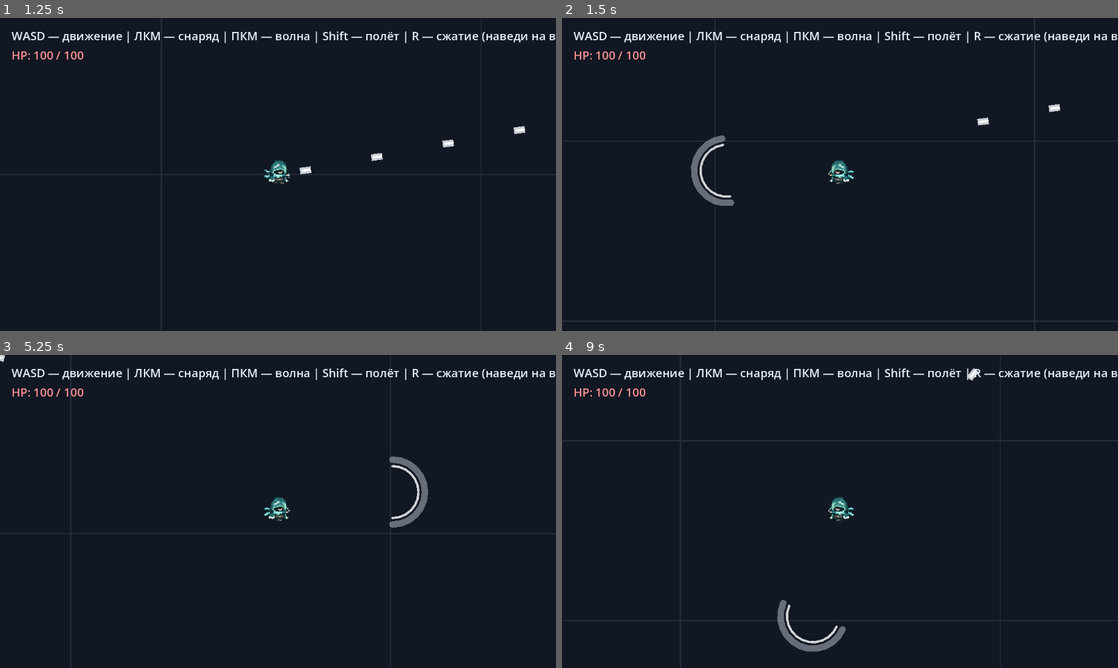
Above: before the commit, frames 1-4 (two rows, left to right).
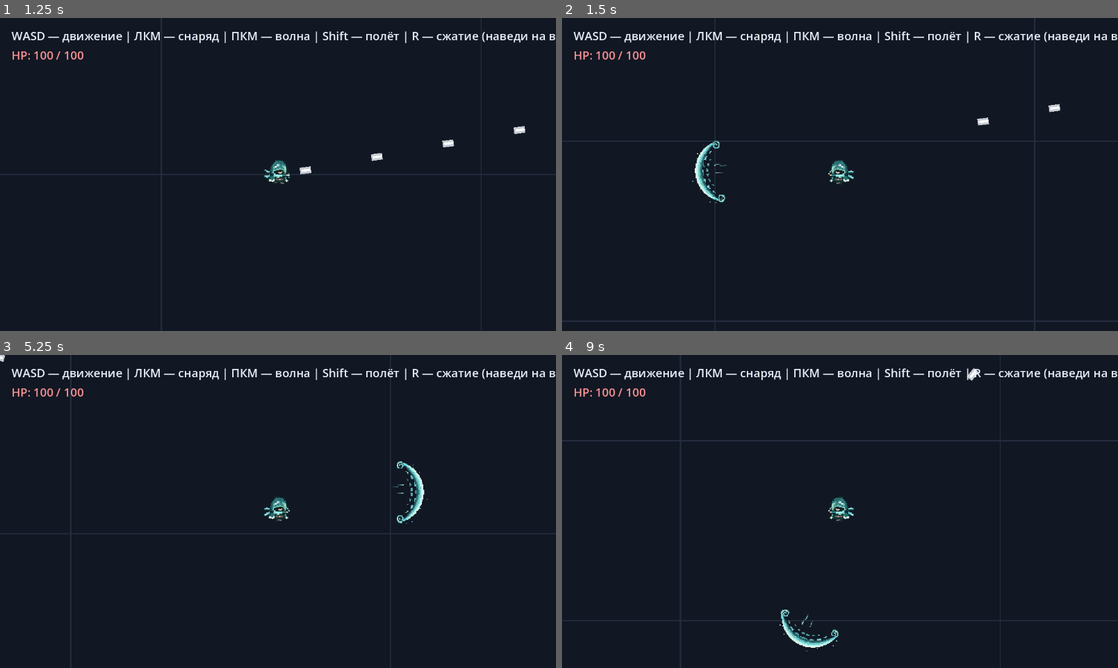
Above: after the commit, the same moments.

Repository: JLichiNus/Nelvar
Game: Godot game, scene res://test_world.tscn
Two runs of this game, one before a commit and one after it. Both use one fixed random seed, a clock stepped at 60 frames per second and the inputs below.
Inputs (mouse positions are in pixels of both pictures, inside the frame that each line leads up to):
- Up to frame 1 (1.25 s): move the mouse to (400, 158) at 0.52 s; press the mouse at (400, 158) at 0.53 s; hold D (move_right) from 0.53 s (still down)
- Up to frame 2 (1.5 s): move the mouse to (728, 190) at 1.27 s; release D (move_right) at 1.28 s; release the mouse at (728, 190) at 1.28 s; hold S (move_down) from 1.28 s (still down); right-click (728, 190) at 1.35 s
- Up to frame 3 (5.25 s): move the mouse to (333, 442) at 2.02 s; release S (move_down) at 2.03 s; hold D (move_right) 2.03-2.78 s; tap R (special_compression) at 2.1 s; move the mouse to (250, 574) at 2.77 s; hold W (move_up) 2.78-3.53 s; tap Shift (speed_boost) at 2.85 s; tap Enter at 3.5 s; move the mouse to (444, 558) at 3.52 s; hold A (move_left) 3.53-5.03 s; tap Ctrl (toggle_run) at 3.6 s; move the mouse to (111, 464) at 4.27 s; click (111, 464) at 4.35 s; move the mouse to (305, 511) at 5.02 s; hold S (move_down) from 5.03 s (still down); right-click (305, 511) at 5.1 s
- Up to frame 4 (9 s): move the mouse to (756, 433) at 5.77 s; release S (move_down) at 5.78 s; hold D (move_right) 5.78-6.53 s; tap R (special_compression) at 5.85 s; tap Space at 6.5 s; move the mouse to (962, 495) at 6.52 s; hold W (move_up) 6.53-7.28 s; tap Shift (speed_boost) at 6.6 s; move the mouse to (728, 527) at 7.27 s; hold D (move_right) 7.28-8.03 s; tap Ctrl (toggle_run) at 7.35 s; tap Enter at 8 s; move the mouse to (895, 442) at 8.02 s; press the mouse at (895, 442) at 8.03 s; hold S (move_down) 8.03-8.78 s; move the mouse to (812, 574) at 8.77 s; release the mouse at (812, 574) at 8.78 s; hold A (move_left) from 8.78 s (still down); right-click (812, 574) at 8.85 s

Frame 1 is identical in both runs. In frame 2, 0.7% of the frame differs, in the area x 23-31%, y 37-60%; in frame 3, 0.7%; in frame 4, 0.7%, in the area x 38-51%, y 78-95%.

Commit message:
rmb attack animation

Diff:
--- a/attacks/wind_wave/wind_wave.gd
+++ b/attacks/wind_wave/wind_wave.gd
@@ -1,9 +1,16 @@
 extends Area2D
+
+# Спрайтшит генерирует tools/gen_wind_wave.py: колонки — кадры расширения,
+# строки — направления 0..90°, прочие квадранты получаются отражением.
+# Кадры уже нарисованы нужного размера, поэтому Visual не масштабируется
+# и не вращается вместе с узлом — пиксели остаются ровными и одного размера
+# с пикселями игрока. При смене duration/start_size/end_size — перегенерировать.
+const SHEET_TEXEL := 1.5
 
 
 @export var travel_distance: float = 360.0
 @export var duration: float = 0.55
-@export var fade_duration: float = 0.20
+@export var fade_duration: float = 0.10  # текстура сама рассыпается, это лишь добивка
 @export var start_size := Vector2(70.0, 70.0)
 @export var end_size := Vector2(180.0, 180.0)
 @export var damage: float = 8.0
@@ -11,6 +18,8 @@
 
 var direction := Vector2.RIGHT
 var _hit_targets: Dictionary = {}
+var _sheet_row := 0
+var _visual: Sprite2D
 
 
 func _ready() -> void:
@@ -30,6 +39,7 @@
 	scale = Vector2.ONE
 	modulate.a = 1.0
 	_hit_targets.clear()
+	_setup_visual()
 	monitoring = collision_enabled
 	monitorable = collision_enabled
 
@@ -52,7 +62,29 @@
 		0.0,
 		minf(fade_duration, duration)
 	).set_delay(maxf(duration - fade_duration, 0.0))
+	# Последним в том же tween — чтобы спрайт брал уже обновлённый масштаб узла.
+	tween.tween_method(_update_visual, 0.0, 1.0, duration)
 	tween.chain().tween_callback(queue_free)
+
+
+func _setup_visual() -> void:
+	# launch() может прийти раньше _ready, поэтому без @onready.
+	_visual = $Visual
+	var row_count := _visual.vframes
+	var base_angle := atan2(absf(direction.y), absf(direction.x))
+	_sheet_row = clampi(
+		roundi(base_angle / (PI * 0.5) * (row_count - 1)), 0, row_count - 1
+	)
+	_visual.flip_h = direction.x < 0.0
+	_visual.flip_v = direction.y < 0.0
+	_update_visual(0.0)
+
+
+func _update_visual(progress: float) -> void:
+	var column := mini(int(progress * _visual.hframes), _visual.hframes - 1)
+	_visual.frame_coords = Vector2i(column, _sheet_row)
+	_visual.global_rotation = 0.0
+	_visual.global_scale = Vector2(SHEET_TEXEL, SHEET_TEXEL)
 
 
 func _on_body_entered(body: Node) -> void:
--- a/attacks/wind_wave/wind_wave.tscn
+++ b/attacks/wind_wave/wind_wave.tscn
@@ -1,6 +1,7 @@
-[gd_scene load_steps=2 format=3]
+[gd_scene load_steps=3 format=3]
 
 [ext_resource type="Script" path="res://attacks/wind_wave/wind_wave.gd" id="1_script"]
+[ext_resource type="Texture2D" path="res://attacks/wind_wave/wind_wave_sheet.png" id="2_sheet"]
 
 [node name="WindWave" type="Area2D"]
 collision_layer = 4
@@ -9,23 +10,11 @@
 monitorable = false
 script = ExtResource("1_script")
 
-[node name="Body" type="Line2D" parent="."]
-points = PackedVector2Array(0, -35, 9.06, -33.81, 17.5, -30.31, 24.75, -24.75, 30.31, -17.5, 33.81, -9.06, 35, 0, 33.81, 9.06, 30.31, 17.5, 24.75, 24.75, 17.5, 30.31, 9.06, 33.81, 0, 35)
-width = 7.0
-default_color = Color(0.682353, 0.713726, 0.760784, 0.55)
-begin_cap_mode = 2
-end_cap_mode = 2
-joint_mode = 2
-antialiased = true
-
-[node name="Core" type="Line2D" parent="."]
-points = PackedVector2Array(0, -28, 7.25, -27.05, 14, -24.25, 19.8, -19.8, 24.25, -14, 27.05, -7.25, 28, 0, 27.05, 7.25, 24.25, 14, 19.8, 19.8, 14, 24.25, 7.25, 27.05, 0, 28)
-width = 2.5
-default_color = Color(0.952941, 0.956863, 0.964706, 0.85)
-begin_cap_mode = 2
-end_cap_mode = 2
-joint_mode = 2
-antialiased = true
+[node name="Visual" type="Sprite2D" parent="."]
+texture_filter = 1
+texture = ExtResource("2_sheet")
+hframes = 16
+vframes = 17
 
 [node name="CollisionPolygon2D" type="CollisionPolygon2D" parent="."]
 polygon = PackedVector2Array(0, -35, 9.06, -33.81, 17.5, -30.31, 24.75, -24.75, 30.31, -17.5, 33.81, -9.06, 35, 0, 33.81, 9.06, 30.31, 17.5, 24.75, 24.75, 17.5, 30.31, 9.06, 33.81, 0, 35)
Binary file added: attacks/wind_wave/wind_wave_sheet.png
Not shown, added: attacks/wind_wave/wind_wave_sheet.png.import
